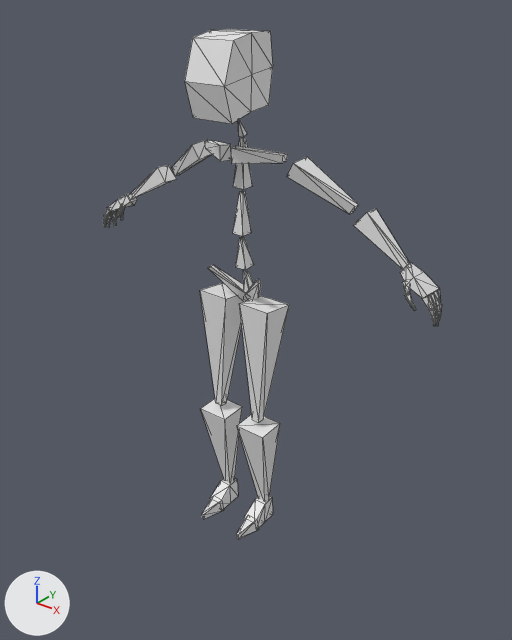
Two versions of the glTF model assets/models/characters/player/greygoober_combined.glb, one commit apart.
Before and after are seen from a 50 mm camera at (1.608, -1.927, 2.157) aimed at (0.178, -0.139, 1.049). Lighting does not change. The marker at lower left points along +X, +Y and +Z. Mesh edges are drawn as thin lines.
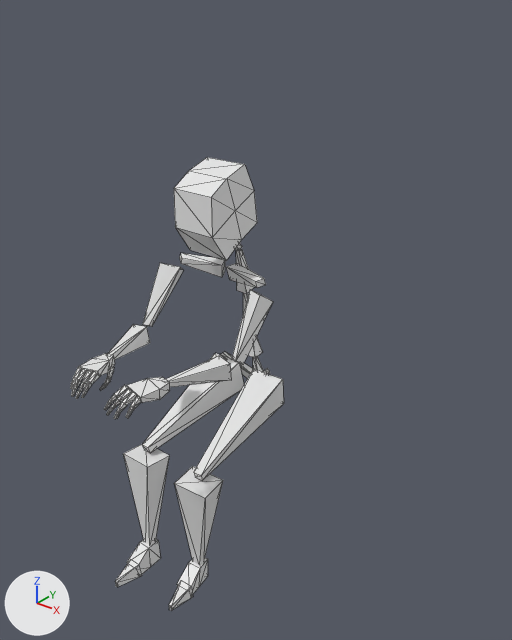
The newer file adds an action. The first version stands in its rest pose; the second is drawn at frame 1 of the action 'sitting_typing_loop'.

Location of each change, (x1, y1, x2, y2) in pixels of the pictures (512 x 640 px):
```json
{"object": "Cube.001", "change": "posed", "before": [103, 29, 442, 539], "after": [70, 157, 284, 611], "on screen": "37% narrower, 11% shorter"}
{"bone": "spine", "before": "(251, 299) to (246, 273)", "after": "(260, 381) to (255, 359)"}
{"bone": "spine.002", "before": "(242, 234) to (242, 188)", "after": "(251, 326) to (245, 290)"}
{"bone": "spine.005", "before": "(238, 117) to (236, 99)", "after": "(231, 236) to (225, 224)"}
{"bone": "shoulder.L", "before": "(232, 154) to (291, 156)", "after": "(231, 271) to (263, 282)"}
{"bone": "upper_arm.L", "before": "(290, 162) to (360, 210)", "after": "(263, 288) to (231, 365)"}
{"bone": "forearm.L", "before": "(360, 210) to (409, 269)", "after": "(231, 365) to (163, 384)"}
{"bone": "shoulder.R", "before": "(224, 153) to (207, 141)", "after": "(223, 269) to (176, 255)"}
{"bone": "upper_arm.R", "before": "(205, 147) to (171, 170)", "after": "(175, 260) to (145, 330)"}
{"bone": "forearm.R", "before": "(171, 170) to (130, 197)", "after": "(145, 330) to (107, 358)"}
{"bone": "thigh.R", "before": "(225, 282) to (221, 402)", "after": "(235, 365) to (146, 448)"}
{"bone": "shin.R", "before": "(221, 402) to (229, 482)", "after": "(146, 448) to (150, 544)"}
{"bone": "foot.R", "before": "(229, 482) to (214, 507)", "after": "(150, 544) to (130, 572)"}
{"bone": "thigh.L", "before": "(264, 295) to (257, 418)", "after": "(272, 380) to (198, 475)"}
{"bone": "shin.L", "before": "(257, 418) to (263, 500)", "after": "(198, 475) to (198, 563)"}
```

Edits to the scene script, one JSON object a line:
```json
{"block": "bone_spine", "where": "bone_spine = bpy.data.objects['metarig'].pose.bones['spine']"}
{"op": "set", "path": "bone_spine.location", "old": "(0.0, 0.0, 0.0)", "new": "(0.0, -0.402, 0.045)"}
{"block": "bone_spine_002", "where": "bone_spine_002 = bpy.data.objects['metarig'].pose.bones['spine.002']  # child of 'spine.001'"}
{"op": "set", "path": "bone_spine_002.rotation_quaternion", "old": "(1.0, 0.0, 0.0, 0.0)", "new": "(0.993, 0.12, 0.0, 0.0)", "note": "degrees (0, 0, 0) -> degrees (14, 0, 0)"}
{"block": "bone_spine_005", "where": "bone_spine_005 = bpy.data.objects['metarig'].pose.bones['spine.005']  # child of 'spine.004'"}
{"op": "set", "path": "bone_spine_005.rotation_quaternion", "old": "(1.0, 0.0, 0.0, 0.0)", "new": "(0.999, 0.041, 0.0, 0.0)", "note": "degrees (0, 0, 0) -> degrees (5, 0, 0)"}
{"block": "bone_shoulder_l", "where": "bone_shoulder_l = bpy.data.objects['metarig'].pose.bones['shoulder.L']  # child of 'spine.003'"}
{"op": "set", "path": "bone_shoulder_l.rotation_quaternion", "old": "(1.0, 0.0, 0.0, 0.0)", "new": "(0.924, 0.079, -0.046, -0.372)", "note": "degrees (0, 0, 0) -> degrees (10, -2, -44)"}
{"block": "bone_upper_arm_l", "where": "bone_upper_arm_l = bpy.data.objects['metarig'].pose.bones['upper_arm.L']  # child of 'shoulder.L'"}
{"op": "set", "path": "bone_upper_arm_l.rotation_quaternion", "old": "(1.0, 0.0, 0.0, 0.0)", "new": "(0.817, 0.468, 0.333, -0.038)", "note": "degrees (0, 0, 0) -> degrees (65, 36, 18)"}
{"block": "bone_forearm_l", "where": "bone_forearm_l = bpy.data.objects['metarig'].pose.bones['forearm.L']  # child of 'upper_arm.L'"}
{"op": "set", "path": "bone_forearm_l.rotation_quaternion", "old": "(1.0, 0.0, 0.0, 0.0)", "new": "(0.845, -0.091, -0.025, 0.526)", "note": "degrees (0, 0, 0) -> degrees (-10, 3, 63)"}
{"block": "bone_shoulder_r", "where": "bone_shoulder_r = bpy.data.objects['metarig'].pose.bones['shoulder.R']  # child of 'spine.003'"}
{"op": "set", "path": "bone_shoulder_r.rotation_quaternion", "old": "(1.0, 0.0, 0.0, 0.0)", "new": "(0.924, 0.079, 0.046, 0.372)", "note": "degrees (0, 0, 0) -> degrees (10, 2, 44)"}
{"block": "bone_upper_arm_r", "where": "bone_upper_arm_r = bpy.data.objects['metarig'].pose.bones['upper_arm.R']  # child of 'shoulder.R'"}
{"op": "set", "path": "bone_upper_arm_r.rotation_quaternion", "old": "(1.0, 0.0, 0.0, 0.0)", "new": "(0.817, 0.468, -0.333, 0.038)", "note": "degrees (0, 0, 0) -> degrees (65, -36, -18)"}
{"block": "bone_forearm_r", "where": "bone_forearm_r = bpy.data.objects['metarig'].pose.bones['forearm.R']  # child of 'upper_arm.R'"}
{"op": "set", "path": "bone_forearm_r.rotation_quaternion", "old": "(1.0, 0.0, 0.0, 0.0)", "new": "(0.845, -0.091, 0.025, -0.526)", "note": "degrees (0, 0, 0) -> degrees (-10, -3, -63)"}
{"block": "bone_thigh_r", "where": "bone_thigh_r = bpy.data.objects['metarig'].pose.bones['thigh.R']  # child of 'spine'"}
{"op": "set", "path": "bone_thigh_r.rotation_quaternion", "old": "(1.0, 0.0, 0.0, 0.0)", "new": "(0.812, -0.583, 0.013, -0.001)", "note": "degrees (0, 0, 0) -> degrees (-71, 1, -1)"}
{"block": "bone_shin_r", "where": "bone_shin_r = bpy.data.objects['metarig'].pose.bones['shin.R']  # child of 'thigh.R'"}
{"op": "set", "path": "bone_shin_r.rotation_quaternion", "old": "(1.0, 0.0, 0.0, 0.0)", "new": "(0.858, 0.514, 0.0, 0.0)", "note": "degrees (0, 0, 0) -> degrees (62, 0, 0)"}
{"block": "bone_foot_r", "where": "bone_foot_r = bpy.data.objects['metarig'].pose.bones['foot.R']  # child of 'shin.R'"}
{"op": "set", "path": "bone_foot_r.rotation_quaternion", "old": "(1.0, 0.0, 0.0, 0.0)", "new": "(0.997, 0.082, 0.0, 0.0)", "note": "degrees (0, 0, 0) -> degrees (9, 0, 0)"}
{"block": "bone_thigh_l", "where": "bone_thigh_l = bpy.data.objects['metarig'].pose.bones['thigh.L']  # child of 'spine'"}
{"op": "set", "path": "bone_thigh_l.rotation_quaternion", "old": "(1.0, 0.0, 0.0, 0.0)", "new": "(0.809, -0.582, -0.075, -0.016)", "note": "degrees (0, 0, 0) -> degrees (-72, -8, 4)"}
{"block": "bone_shin_l", "where": "bone_shin_l = bpy.data.objects['metarig'].pose.bones['shin.L']  # child of 'thigh.L'"}
{"op": "set", "path": "bone_shin_l.rotation_quaternion", "old": "(1.0, 0.0, 0.0, 0.0)", "new": "(0.83, 0.558, 0.0, 0.0)", "note": "degrees (0, 0, 0) -> degrees (68, 0, 0)"}
```
